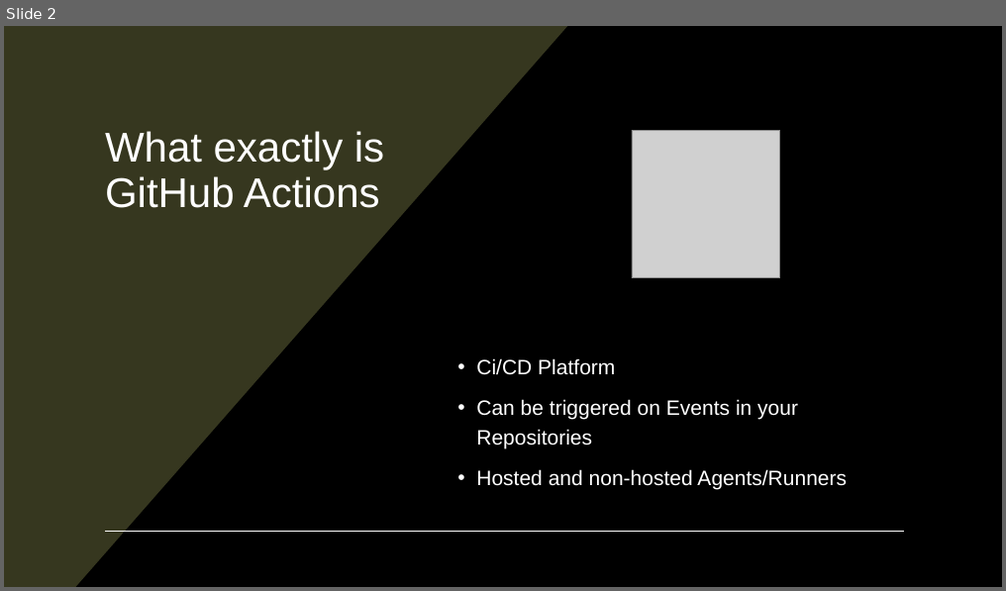
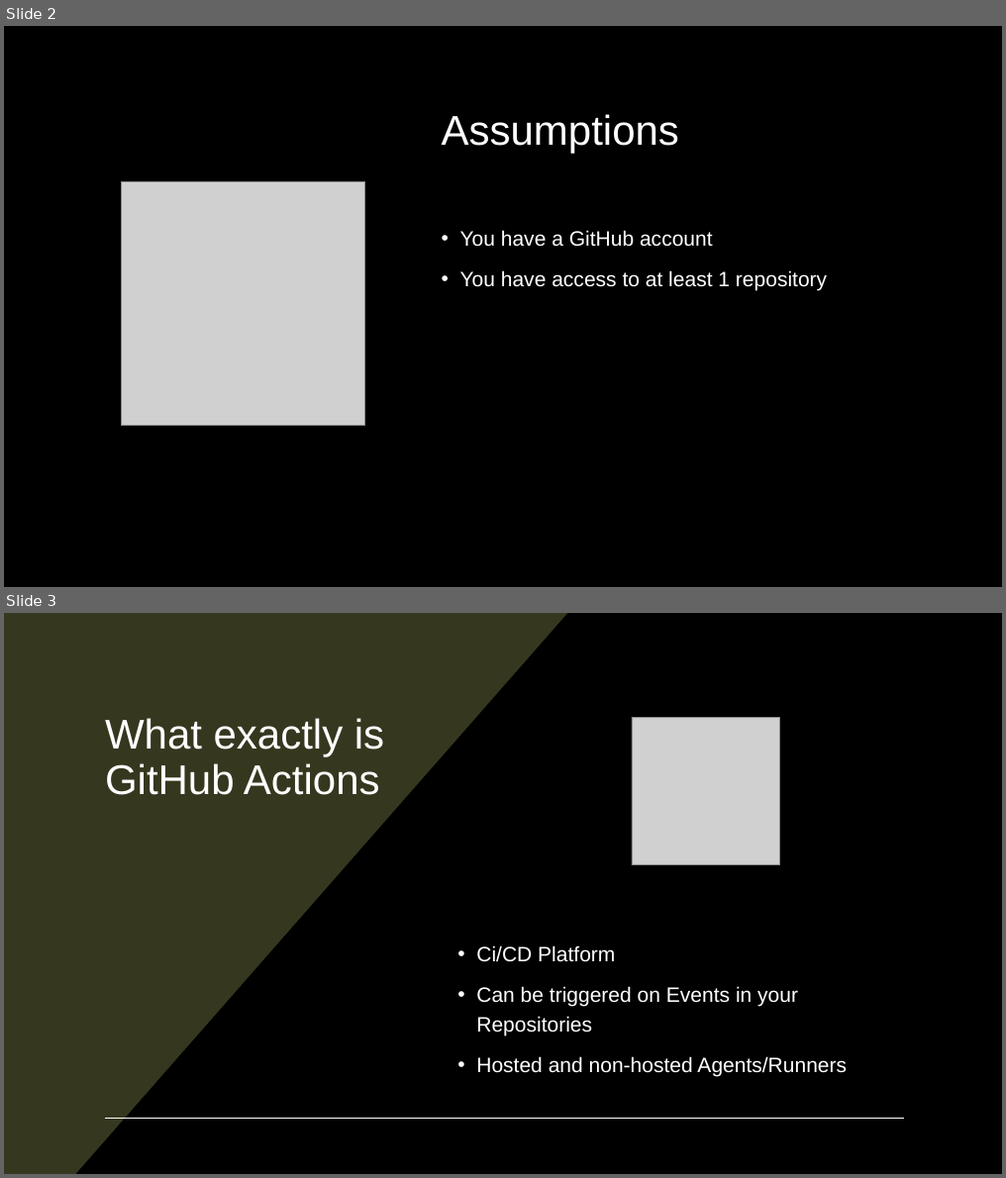
Before and after one commit to pulcher/github-actions-getting-started, a slide deck: getting-started-with-github-actions.pptx. Shown one above the other, each under a label of ours: slide 2 before the commit, slides 2 and 3 after it. The pictures are 1006x591 and 1006x1178 pixels, drawn with LibreOffice and Linux fonts; fonts in the diff are those of the drawing; grey boxes stand for pictures. Boxes give left, top, right and bottom in pixels: in the first picture for what was removed or moved away, otherwise in the second. Text is boxed around its words. In the diff, an @@ line names an element or a change of style, - is before the commit and + after.

```diff
--- a/getting-started-with-github-actions.pptx
+++ b/getting-started-with-github-actions.pptx
@@ slide 2 added at box(4, 26, 1002, 587), background #000000; not listed: 2 template elements that a slide beside it also shows @@
@@ rectangle added at box(4, 26, 1002, 587), fill #000000 @@
@@ title added at box(442, 114, 679, 153), 40 pt, text #FFFFFF @@
+Assumptions
@@ picture added at box(121, 181, 364, 425) @@
@@ text added at box(460, 230, 827, 290), 20 pt, text #FFFFFF @@
+• You have a GitHub account
+• You have access to at least 1 repository
@@ what was slide 2 is now slide 3 @@
```
Also in this commit, not shown: 5 slides changed, 8 other slides added, 14 slides removed.
